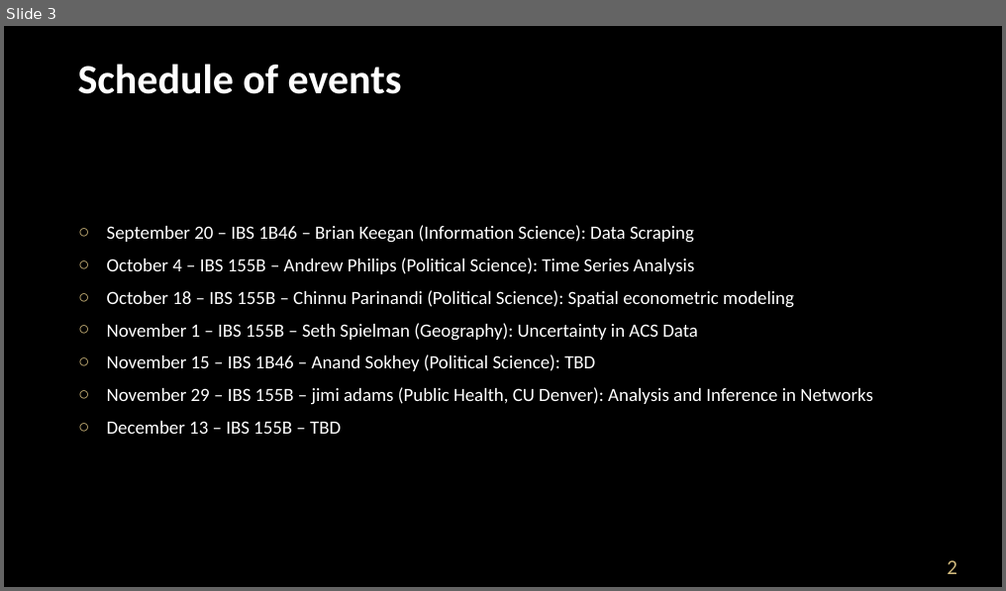
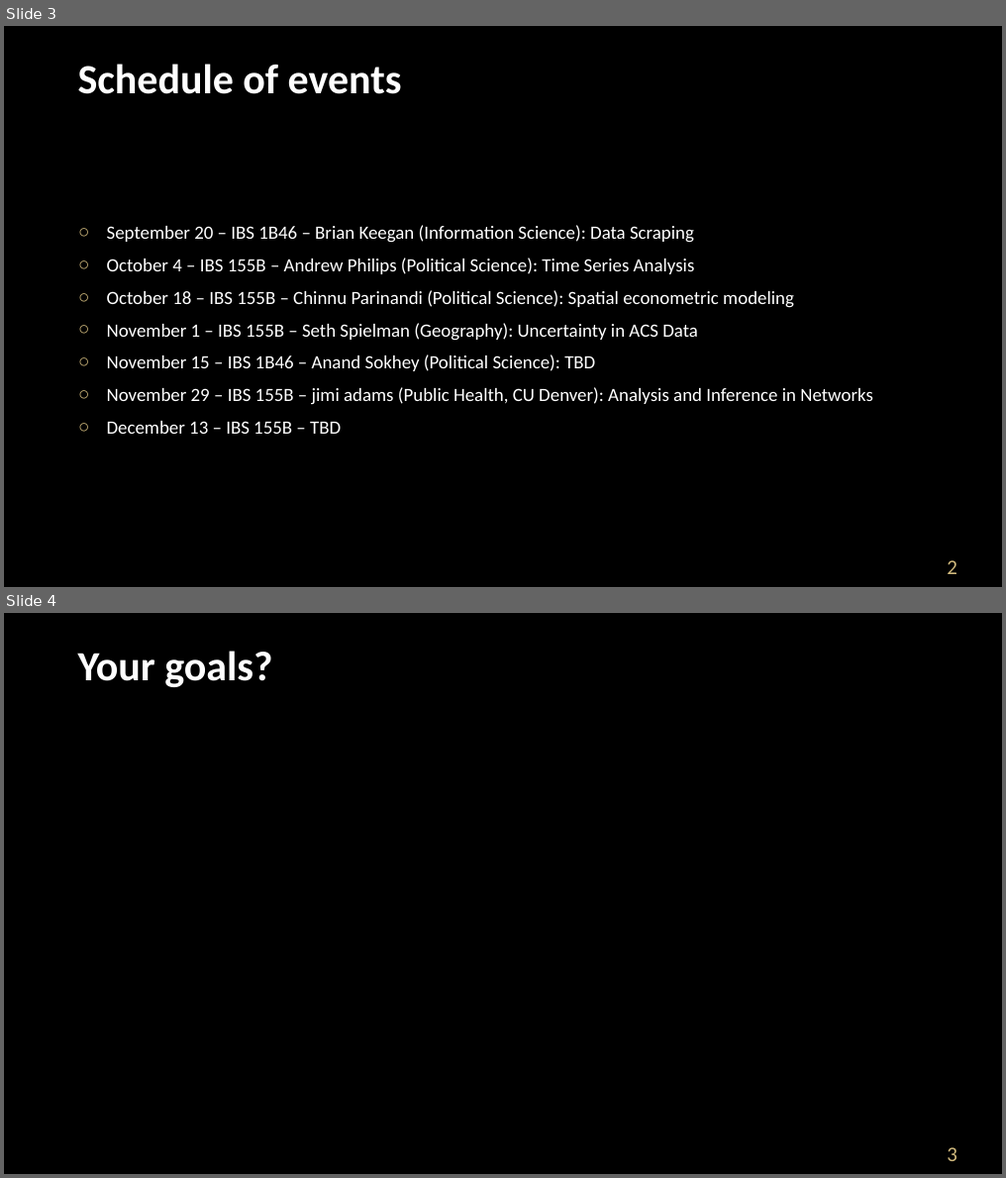
Before and after one commit to brianckeegan/ITSS-Fall-2018, a slide deck: CARTSS-ITSS - Data Scraping - Keegan.pptx. Shown one above the other, each under a label of ours: slide 3 before the commit, slides 3 and 4 after it. The pictures are 1006x591 and 1006x1178 pixels, drawn with LibreOffice and Linux fonts; fonts in the diff are those of the drawing; background and template pictures are left out. Boxes give left, top, right and bottom in pixels: in the first picture for what was removed or moved away, otherwise in the second. Text is boxed around its words. In the diff, an @@ line names an element or a change of style, - is before the commit and + after.

```diff
--- a/CARTSS-ITSS - Data Scraping - Keegan.pptx
+++ b/CARTSS-ITSS - Data Scraping - Keegan.pptx
@@ slide 4 added at (4, 613, 1002, 1174), background #000000 @@
@@ title added at (78, 651, 272, 687), 40 pt, text #FEFEFE, bold @@
+Your goals?
@@ page number added at (946, 1148, 957, 1161), 20 pt, text #CFB87C @@
+3
```
Also in this commit, not shown: 1 other slide added, 1 other file.
